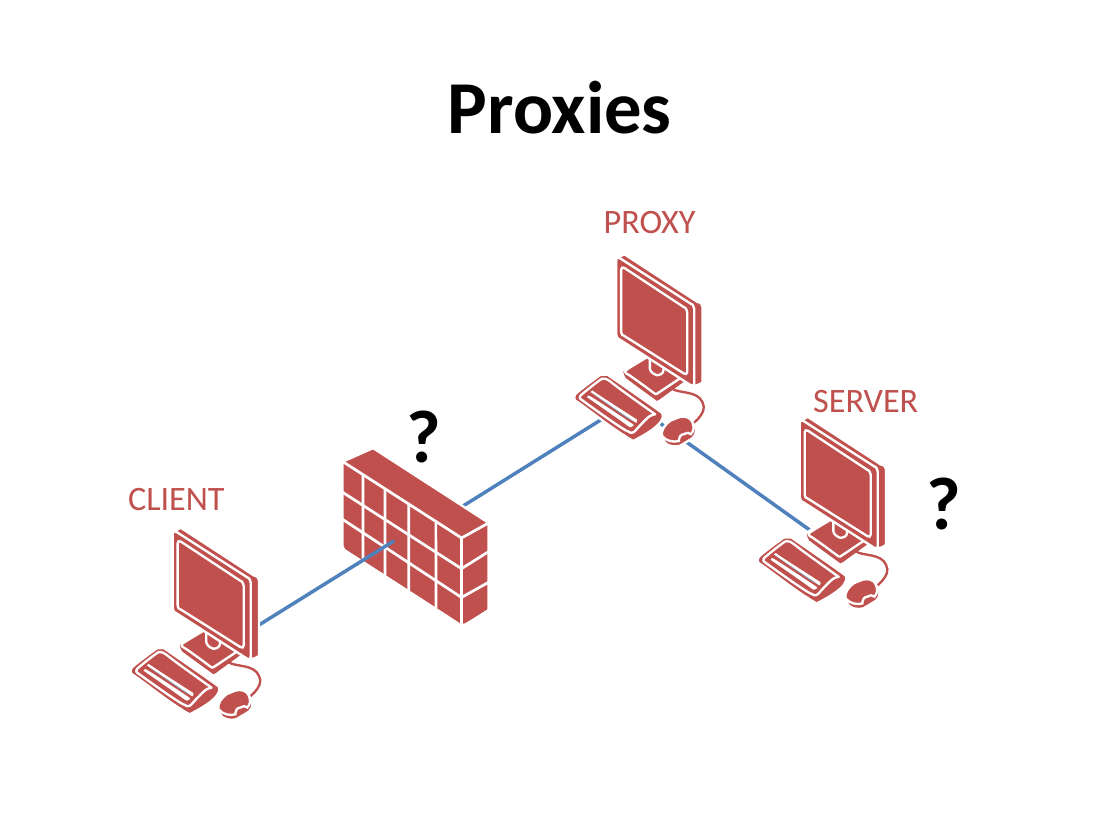
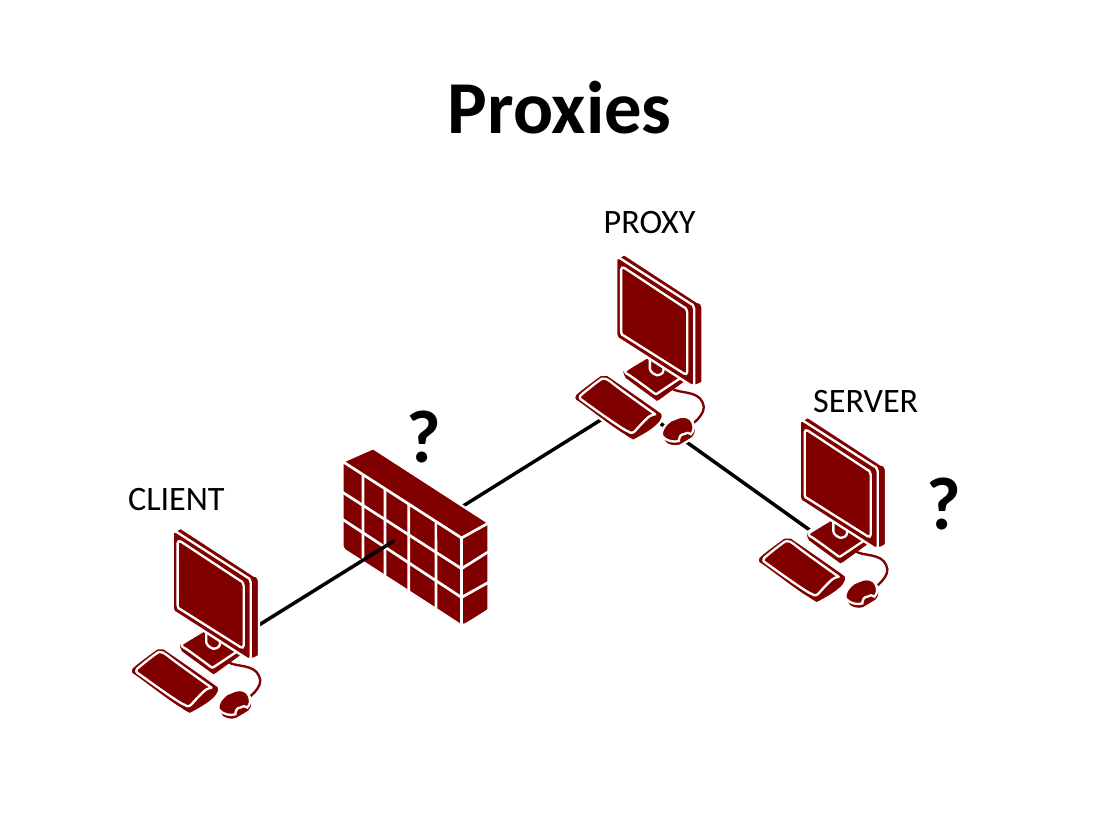
Before and after one commit to nfeltman/XIAnon, a slide deck: slide 5 of Presentation/Anonymity In XIA.pptx (slide 4 before the commit). Drawn at 1120x840 pixels with LibreOffice and Linux fonts; fonts in the diff are those of the drawing. Boxes give left, top, right and bottom in pixels: in the first picture for what was removed or moved away, otherwise in the second. Text is boxed around its words. In the diff, an @@ line names an element or a change of style, - is before the commit and + after.

```diff
--- a/Presentation/Anonymity In XIA.pptx
+++ b/Presentation/Anonymity In XIA.pptx
@@ text colour #C0504D to #000000 in 3 elements at (x1=128, y1=487, x2=225, y2=511), (x1=604, y1=210, x2=696, y2=234), (x1=813, y1=389, x2=918, y2=413) @@
@@ line (409, 540) - (620, 408): stroke #4F81BD 2.25 pt to #000000 2.25 pt @@
@@ freeform shape removed at (x1=661, y1=416, x2=694, y2=442) @@
@@ line (823, 540) - (655, 420): stroke #4F81BD 2.25 pt to #000000 2.25 pt @@
@@ line (217, 651) - (393, 541): stroke #4F81BD 2.25 pt to #000000 2.25 pt @@
@@ fill #FFFFFF to #800000 in 6 elements at (x1=147, y1=664, x2=195, y2=697), (x1=143, y1=669, x2=192, y2=701), (x1=590, y1=391, x2=638, y2=423), (x1=587, y1=395, x2=635, y2=428), (x1=774, y1=553, x2=822, y2=586), (x1=771, y1=558, x2=819, y2=590) @@
@@ fill #7BA5C5 to #800000 in 3 elements at (x1=147, y1=665, x2=189, y2=694), (x1=590, y1=392, x2=633, y2=421), (x1=774, y1=554, x2=816, y2=584) @@
@@ fill none to #FFFFFF; outline #C0504D 1.5 pt to #800000 1.5 pt in 3 elements at (x1=228, y1=662, x2=265, y2=700), (x1=672, y1=389, x2=709, y2=427), (x1=856, y1=551, x2=893, y2=589) @@
@@ fill #C0504D to #800000 in 31 elements at (x1=343, y1=448, x2=488, y2=625), (x1=130, y1=648, x2=224, y2=715), (x1=178, y1=627, x2=245, y2=676), (x1=181, y1=628, x2=240, y2=668), (x1=206, y1=628, x2=220, y2=648), (x1=172, y1=528, x2=259, y2=660), (x1=172, y1=532, x2=251, y2=661), (x1=178, y1=540, x2=244, y2=648), (x1=136, y1=652, x2=212, y2=708), (x1=216, y1=692, x2=254, y2=721), (x1=217, y1=689, x2=251, y2=716), (x1=573, y1=375, x2=668, y2=441), (x1=622, y1=353, x2=689, y2=402), (x1=625, y1=355, x2=683, y2=394), (x1=650, y1=355, x2=663, y2=375), (x1=616, y1=254, x2=702, y2=386), (x1=616, y1=258, x2=694, y2=386), (x1=622, y1=267, x2=688, y2=375), (x1=579, y1=379, x2=655, y2=435), (x1=660, y1=419, x2=698, y2=448), (x1=661, y1=416, x2=694, y2=442), (x1=756, y1=538, x2=850, y2=604), (x1=804, y1=516, x2=871, y2=566), (x1=808, y1=517, x2=866, y2=557), (x1=833, y1=517, x2=847, y2=538), (x1=800, y1=417, x2=886, y2=549), (x1=800, y1=421, x2=878, y2=550), (x1=804, y1=429, x2=870, y2=538), (x1=763, y1=541, x2=839, y2=597), (x1=843, y1=581, x2=881, y2=610), (x1=844, y1=578, x2=878, y2=605) @@
@@ freeform shape removed at (x1=844, y1=578, x2=878, y2=605) @@
@@ freeform shape removed at (x1=217, y1=689, x2=251, y2=716) @@
```
Also in this commit, not shown: 14 other slides changed, 3 slides added.
